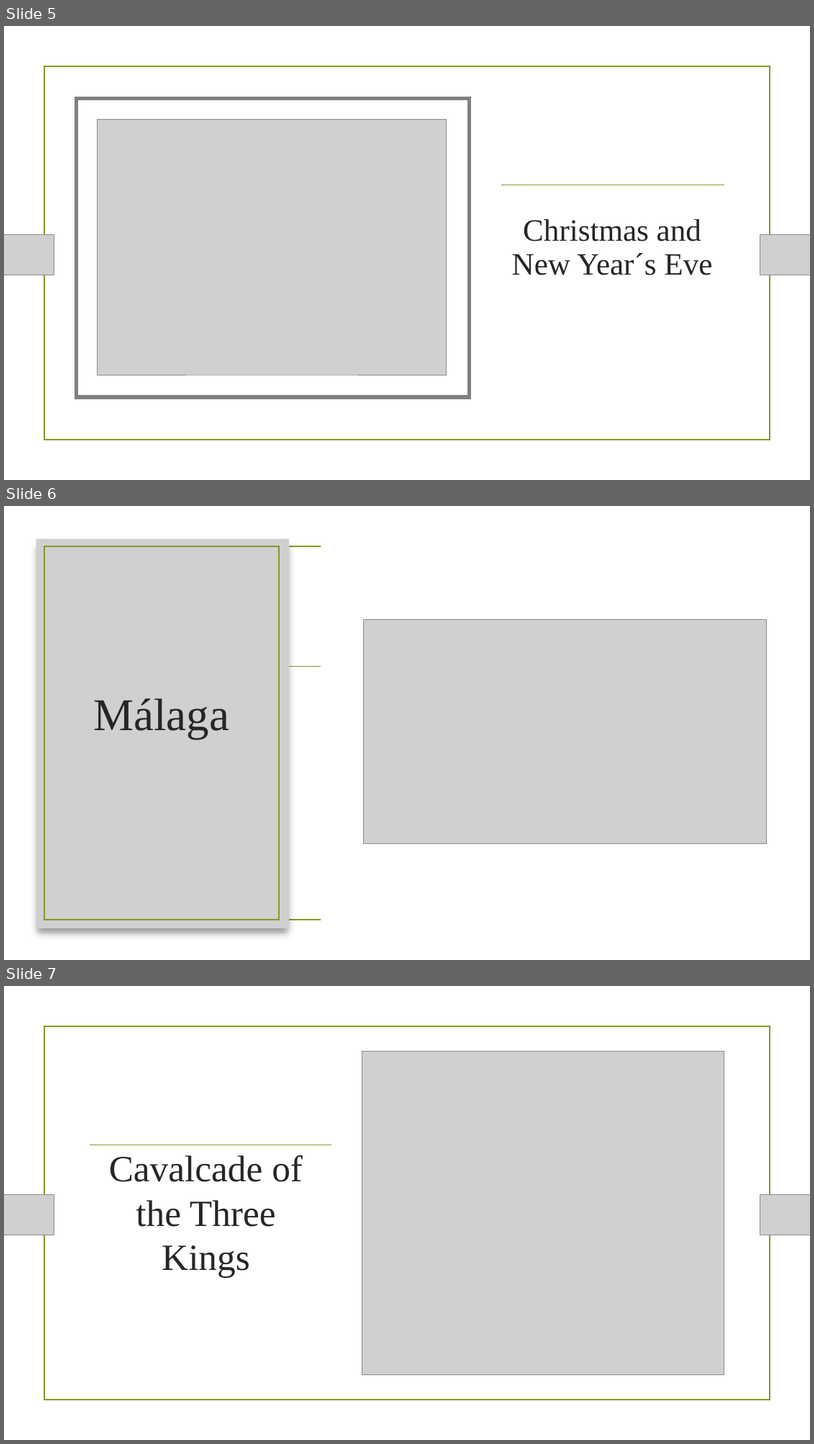
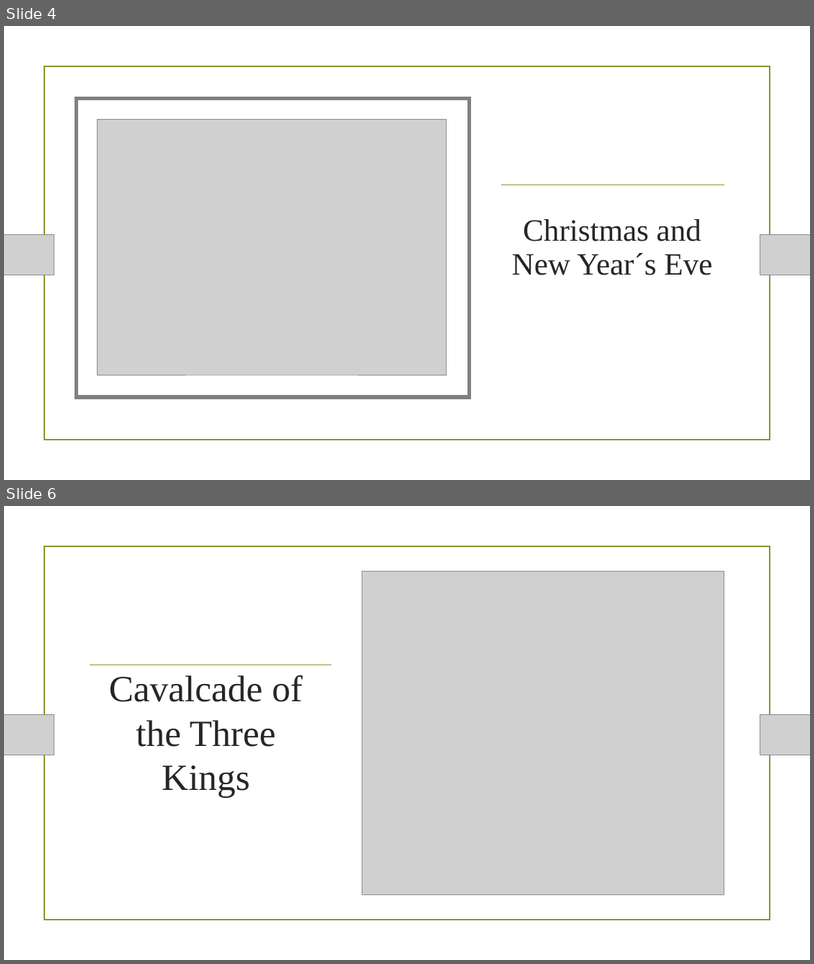
Before and after one commit to JesusDigon/adivina, a slide deck: My Christmas.pptx. Shown one above the other, each under a label of ours: slides 5, 6 and 7 before the commit, slides 4 and 6 after it; the slides between them are not shown. The pictures are 814x1444 and 814x964 pixels, drawn with LibreOffice and Linux fonts; fonts in the diff are those of the drawing; grey boxes stand for pictures; background and template pictures are left out. Boxes give left, top, right and bottom in pixels: in the first picture for what was removed or moved away, otherwise in the second. Text is boxed around its words. In the diff, an @@ line names an element or a change of style, - is before the commit and + after.

```diff
--- a/My Christmas.pptx
+++ b/My Christmas.pptx
@@ slide 6 removed at (x1=4, y1=506, x2=810, y2=960), background picture (left out) @@
@@ rectangle removed at (x1=321, y1=506, x2=810, y2=960) @@
@@ picture removed at (x1=36, y1=538, x2=289, y2=928) @@
@@ rectangle removed at (x1=44, y1=546, x2=770, y2=920) @@
@@ rectangle removed at (x1=44, y1=546, x2=278, y2=920) @@
@@ picture removed at (x1=363, y1=619, x2=767, y2=843) @@
@@ line removed from (97, 667) to (718, 667) @@
@@ title removed at (x1=94, y1=698, x2=230, y2=739) @@
-Málaga
@@ what was slide 5 is now slide 4 @@
@@ what was slide 7 is now slide 6 @@
```
